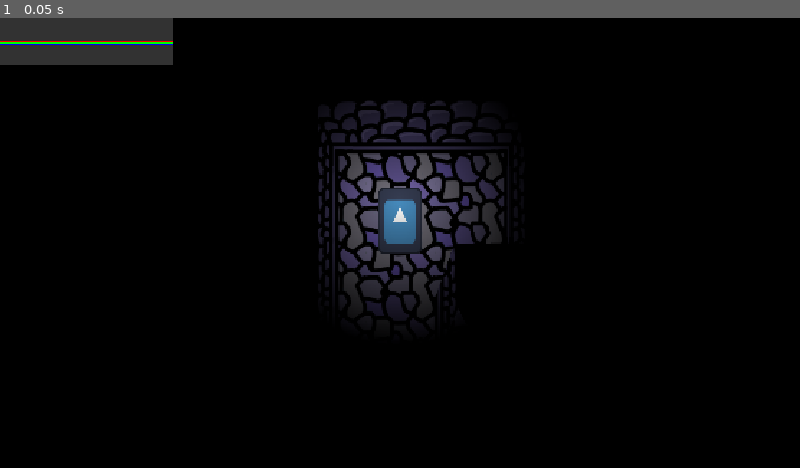
Above: before the commit, frame 1.
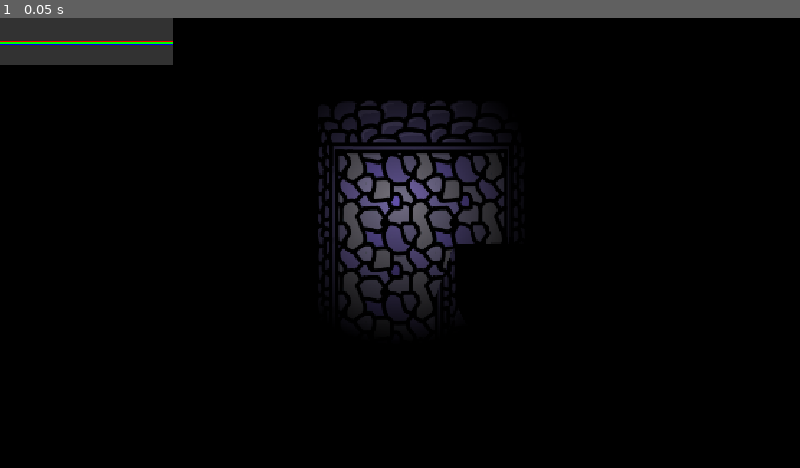
Above: after the commit, the same moment.

Repository: Bijunoka/gwj98
Game: Godot game, scene res://scenes/levels/LevetTest1.tscn
Two runs of this game, one before a commit and one after it. Both use one fixed random seed, a clock stepped at 60 frames per second and the inputs below. The engine's default icon, where the game draws it, is replaced by a stand-in: a white triangle on a blue panel in a dark square.
Inputs:
- Up to frame 1 (0.05 s): no input

The runs differ from the first frame. In frame 1, 0.8% of the frame differs, in the area x 47-53%, y 37-53%.

Commit message:
préparation  l'ajout de visuels plus avancés

Diff:
--- /dev/null
+++ b/assets/sprite_frames/Jammer.tres
@@ -0,0 +1,3 @@
+[gd_resource type="SpriteFrames" format=3 uid="uid://c8qwain8jox6h"]
+
+[resource]
--- /dev/null
+++ b/assets/sprite_frames/XStaticSignal.tres
@@ -0,0 +1,3 @@
+[gd_resource type="SpriteFrames" format=3 uid="uid://1tnac2valg7q"]
+
+[resource]
--- /dev/null
+++ b/assets/sprite_frames/YStaticSignal.tres
@@ -0,0 +1,3 @@
+[gd_resource type="SpriteFrames" format=3 uid="uid://vnqoenv0du7l"]
+
+[resource]
--- a/scenes/level_objects/Player.tscn
+++ b/scenes/level_objects/Player.tscn
@@ -1,6 +1,4 @@
 [gd_scene format=3 uid="uid://cxdnp0kiblea2"]
-
-[ext_resource type="Texture2D" uid="uid://cr7plbxfk5q1e" path="res://icon.svg" id="1_3fv4p"]
 
 [sub_resource type="GDScript" id="GDScript_tqyja"]
 script/source = "extends CharacterBody2D
@@ -14,6 +12,16 @@
 	var axis: Vector2
 	axis.x = Input.get_axis(&\"Left\", &\"Right\")
 	axis.y = Input.get_axis(&\"Up\", &\"Down\")
+	if axis.x > 0.0:
+		$AnimatedSprite2D.play(&\"left\")
+	elif axis.x < 0.0:
+		$AnimatedSprite2D.play(&\"left\")
+	elif axis.y < 0.0:
+		$AnimatedSprite2D.play(&\"up\")
+	elif axis.y > 0.0:
+		$AnimatedSprite2D.play(&\"down\")
+	else:
+		$AnimatedSprite2D.play(&\"idle\")
 	axis = axis.normalized()
 	velocity = axis*speed
 	move_and_slide()
@@ -35,6 +43,34 @@
 fill_from = Vector2(0.5, 0.5)
 fill_to = Vector2(0.5, 0)
 
+[sub_resource type="SpriteFrames" id="SpriteFrames_13b8q"]
+animations = [{
+"frames": [],
+"loop": 1,
+"name": &"down",
+"speed": 5.0
+}, {
+"frames": [],
+"loop": 1,
+"name": &"idle",
+"speed": 5.0
+}, {
+"frames": [],
+"loop": 1,
+"name": &"left",
+"speed": 5.0
+}, {
+"frames": [],
+"loop": 1,
+"name": &"right",
+"speed": 5.0
+}, {
+"frames": [],
+"loop": 1,
+"name": &"up",
+"speed": 5.0
+}]
+
 [node name="Player" type="CharacterBody2D" unique_id=981221256]
 y_sort_enabled = true
 collision_layer = 0
@@ -47,11 +83,6 @@
 
 [node name="AudioListener2D" type="AudioListener2D" parent="." unique_id=1600782465]
 
-[node name="Icon" type="Sprite2D" parent="." unique_id=171623500]
-position = Vector2(0, -32)
-scale = Vector2(0.5, 0.75)
-texture = ExtResource("1_3fv4p")
-
 [node name="CollisionShape2D" type="CollisionShape2D" parent="." unique_id=1720391818]
 rotation = 1.5707964
 shape = SubResource("CapsuleShape2D_3fv4p")
@@ -60,3 +91,7 @@
 position = Vector2(-1, -62)
 shadow_enabled = true
 texture = SubResource("GradientTexture2D_ff6ni")
+
+[node name="AnimatedSprite2D" type="AnimatedSprite2D" parent="." unique_id=1407186669]
+sprite_frames = SubResource("SpriteFrames_13b8q")
+animation = &"idle"
--- a/scenes/level_objects/StaticSignals/Jammer.gd
+++ b/scenes/level_objects/StaticSignals/Jammer.gd
@@ -6,6 +6,9 @@
 var is_jamming: bool
 
 func _ready() -> void:
+	var sprite: AnimatedSprite2D = AnimatedSprite2D.new()
+	sprite.sprite_frames = preload("res://assets/sprite_frames/Jammer.tres")
+	add_child(sprite)
 	process_priority = 1
 	add_child(ray_cast)
 
--- a/scenes/level_objects/StaticSignals/StaticSignal.gd
+++ b/scenes/level_objects/StaticSignals/StaticSignal.gd
@@ -7,6 +7,9 @@
 var ray_cast: RayCast2D = RayCast2D.new()
 
 func _ready() -> void:
+	var sprite: AnimatedSprite2D = AnimatedSprite2D.new()
+	sprite.sprite_frames = get_spriteframes()
+	add_child(sprite)
 	add_child(ray_cast)
 
 func player_pos() -> Vector2: return Binding.player.global_position
@@ -21,5 +24,6 @@
 		Binding.monitor_set_wave(get_intensity(), get_frequency(), get_color(), chanel)
 
 @abstract func get_color() -> int
+@abstract func get_spriteframes() -> SpriteFrames
 func get_intensity() -> float: return intensity
 func get_frequency() -> float: return frequency
--- a/scenes/level_objects/StaticSignals/XStaticSignal.gd
+++ b/scenes/level_objects/StaticSignals/XStaticSignal.gd
@@ -1,4 +1,7 @@
 class_name XStaticSignal extends StaticSignal
+
+func get_spriteframes() -> SpriteFrames:
+	return preload("res://assets/sprite_frames/XStaticSignal.tres")
 
 func get_color() -> int:
 	return 0
--- a/scenes/level_objects/StaticSignals/YStaticSignal.gd
+++ b/scenes/level_objects/StaticSignals/YStaticSignal.gd
@@ -1,4 +1,7 @@
 class_name YStaticSignal extends StaticSignal
+
+func get_spriteframes() -> SpriteFrames:
+	return preload("res://assets/sprite_frames/YStaticSignal.tres")
 
 func get_color() -> int:
 	return 1
